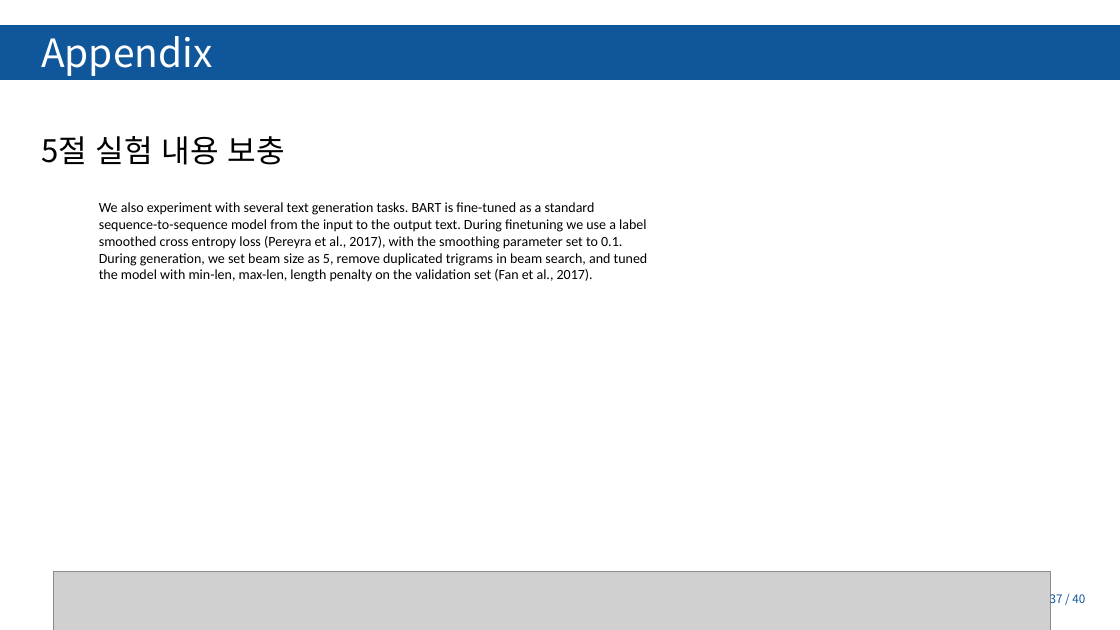
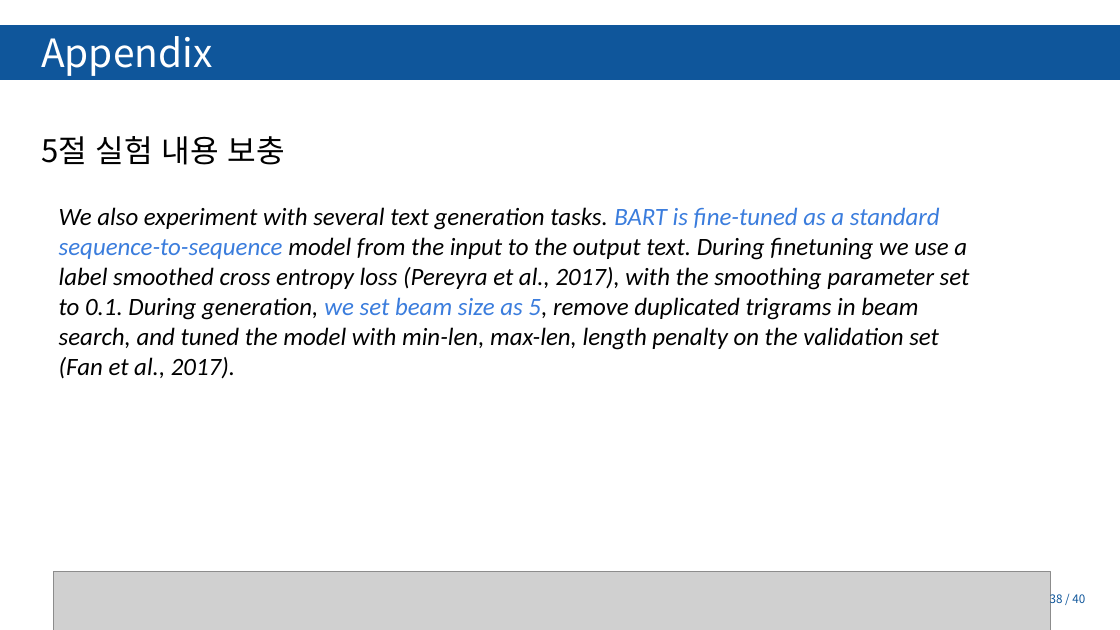
Before and after one commit to Tiabet/Paper-for-ML-DL, a slide deck: slide 38 of 세미나/BART_김정현.pptx (slide 37 before the commit). Drawn at 1120x630 pixels with LibreOffice and Linux fonts; fonts in the diff are those of the drawing; grey boxes stand for pictures; background and template pictures are left out. Boxes give left, top, right and bottom in pixels: in the first picture for what was removed or moved away, otherwise in the second. Text is boxed around its words. In the diff, an @@ line names an element or a change of style, - is before the commit and + after.

```diff
--- a/세미나/BART_김정현.pptx
+++ b/세미나/BART_김정현.pptx
@@ text "We also experiment with several ...": place and size @@
-text "We also experiment with several ..." at [99, 202, 648, 282]
+text "We also experiment with several ..." at [59, 207, 970, 379]
@@ text "We also experiment with several ..." at [59, 207, 970, 379]: size 18 to 32 pt, italic on; text colour #000000 to #3B7DDD in "BART is fine-tuned as a standard sequence-to-sequence ..." @@
@@ page number at [1050, 591, 1085, 607]: text changed @@
-37 / 40
+38 / 40
```
Also in this commit, not shown: 13 other slides changed, 1 slide added, 1 slide removed, 6 other files.
